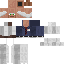
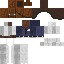
Layer changes from the first (64, 64) image to the second:
removed layer "Layer 3" over [24, 26, 28, 30]
added layer "Vibrance 1" above "Layer 6 copy 2" over [15, 0, 64, 20]
added layer "Layer 6 copy 2" above "Layer 8" over [0, 0, 32, 30]
added layer "Layer 8" above "Layer 6 copy" over [0, 0, 32, 17]
added layer "Layer 6 copy" above "Layer 2" over [0, 0, 32, 30]
hid "Layer 2", painted on it over [0, 11, 32, 18]
added layer "Layer 6" above "Layer 7" over [0, 0, 32, 30]
painted on "Layer 1", unmasked it over [0, 0, 64, 30]
